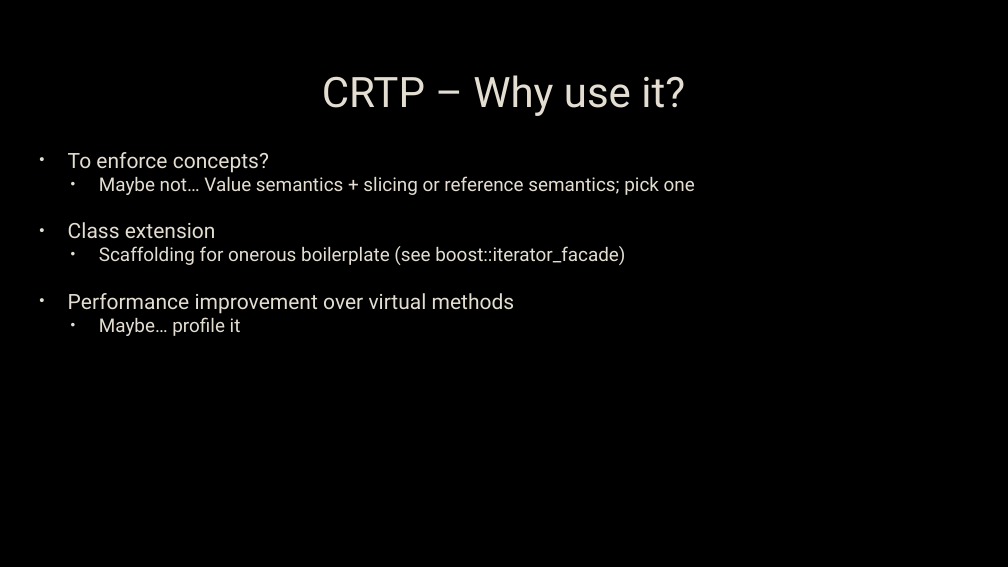
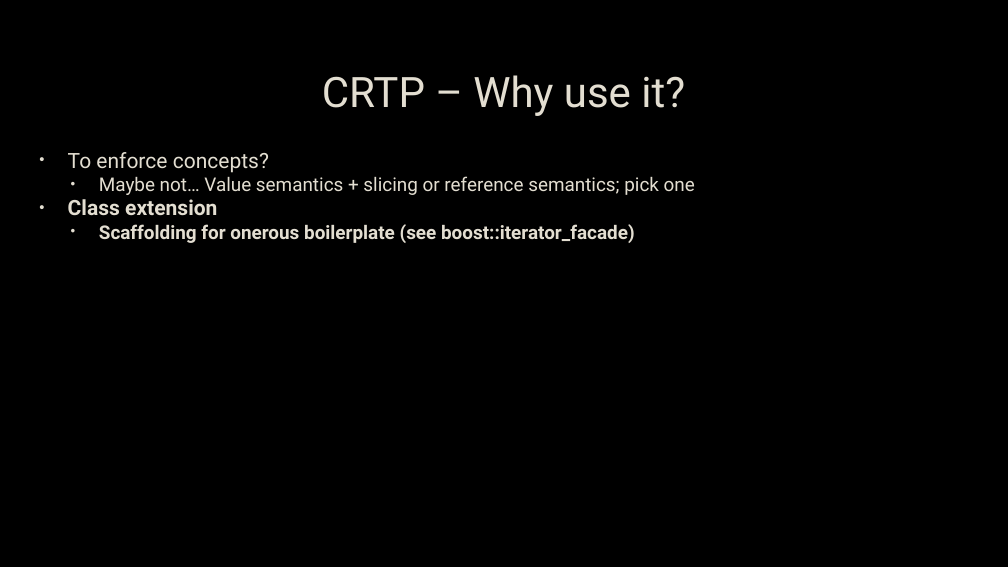
Before and after one commit to capsocrates/crtp-meetup-talk, a slide deck: slide 27 of CRTP.pptx. Drawn at 1008x567 pixels with LibreOffice and Linux fonts; fonts in the diff are those of the drawing; background and template pictures are left out. Boxes give left, top, right and bottom in pixels: in the first picture for what was removed or moved away, otherwise in the second. Text is boxed around its words. In the diff, an @@ line names an element or a change of style, - is before the commit and + after.

```diff
--- a/CRTP.pptx
+++ b/CRTP.pptx
@@ text at box(68, 199, 635, 243): bold on in "Class extension", "Scaffolding for onerous boilerplate (see boost::iterator_fac ..." @@
@@ text at box(68, 293, 515, 336): paragraphs removed @@
-• Performance improvement over virtual methods
-  • Maybe… profile it
```
Also in this commit, not shown: 1 other slide changed, 5 slides added.
